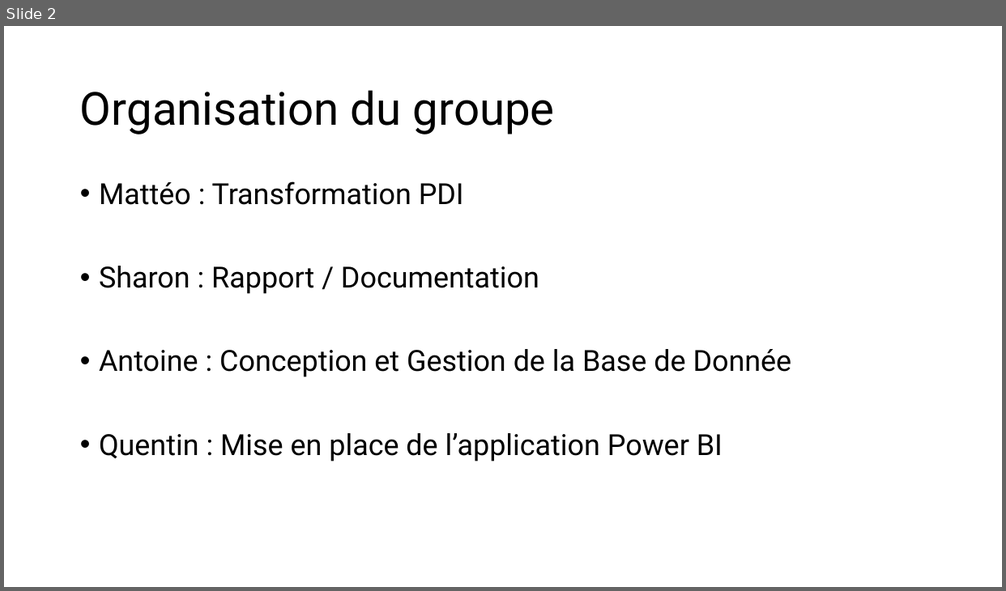
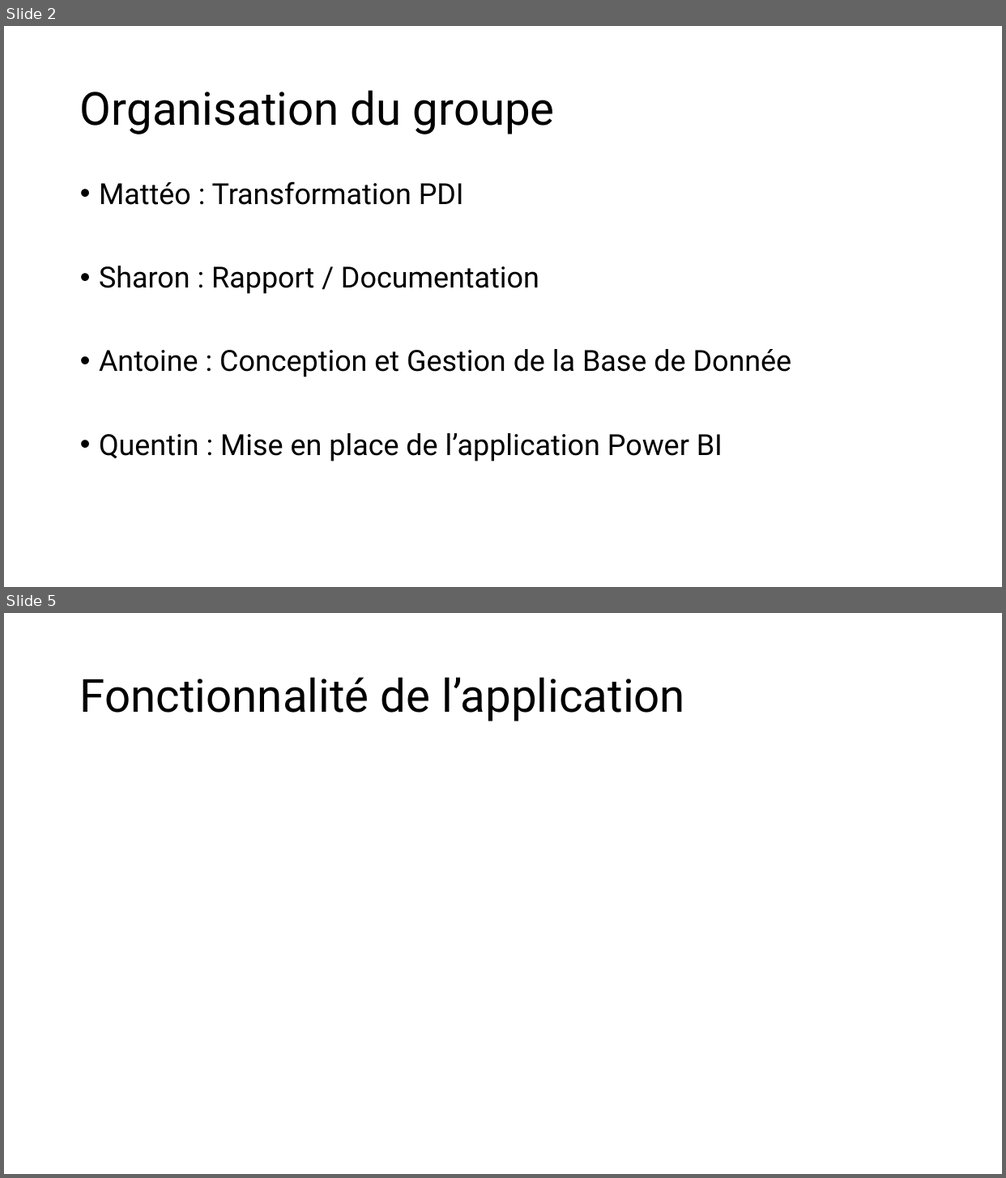
Before and after one commit to MatteoDelin/Developpement-composant-solution-decisionnelle, a slide deck: Jalon 2.pptx. Shown one above the other, each under a label of ours: slide 2 before the commit, slides 2 and 5 after it; the slides between them are not shown. The pictures are 1006x591 and 1006x1178 pixels, drawn with LibreOffice and Linux fonts; fonts in the diff are those of the drawing. Boxes give left, top, right and bottom in pixels: in the first picture for what was removed or moved away, otherwise in the second. Text is boxed around its words. In the diff, an @@ line names an element or a change of style, - is before the commit and + after.

```diff
--- a/Jalon 2.pptx
+++ b/Jalon 2.pptx
@@ slide 5 added at box(4, 613, 1002, 1174), background #FFFFFF @@
@@ title added at box(80, 677, 685, 722), 44 pt, text #000000 @@
+Fonctionnalité de l’application
```
Also in this commit, not shown: 5 other slides added, 2 slides removed, 1 other file.
